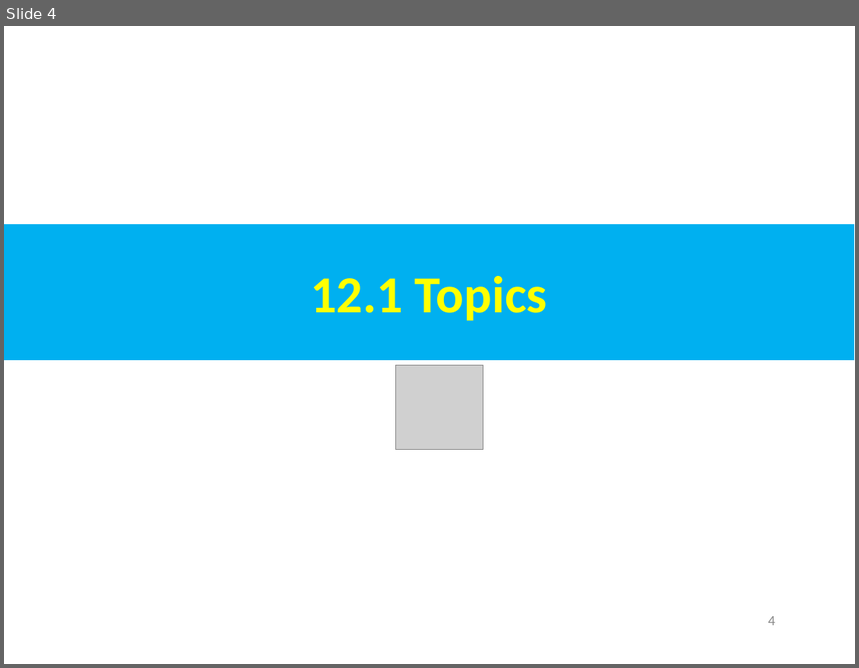
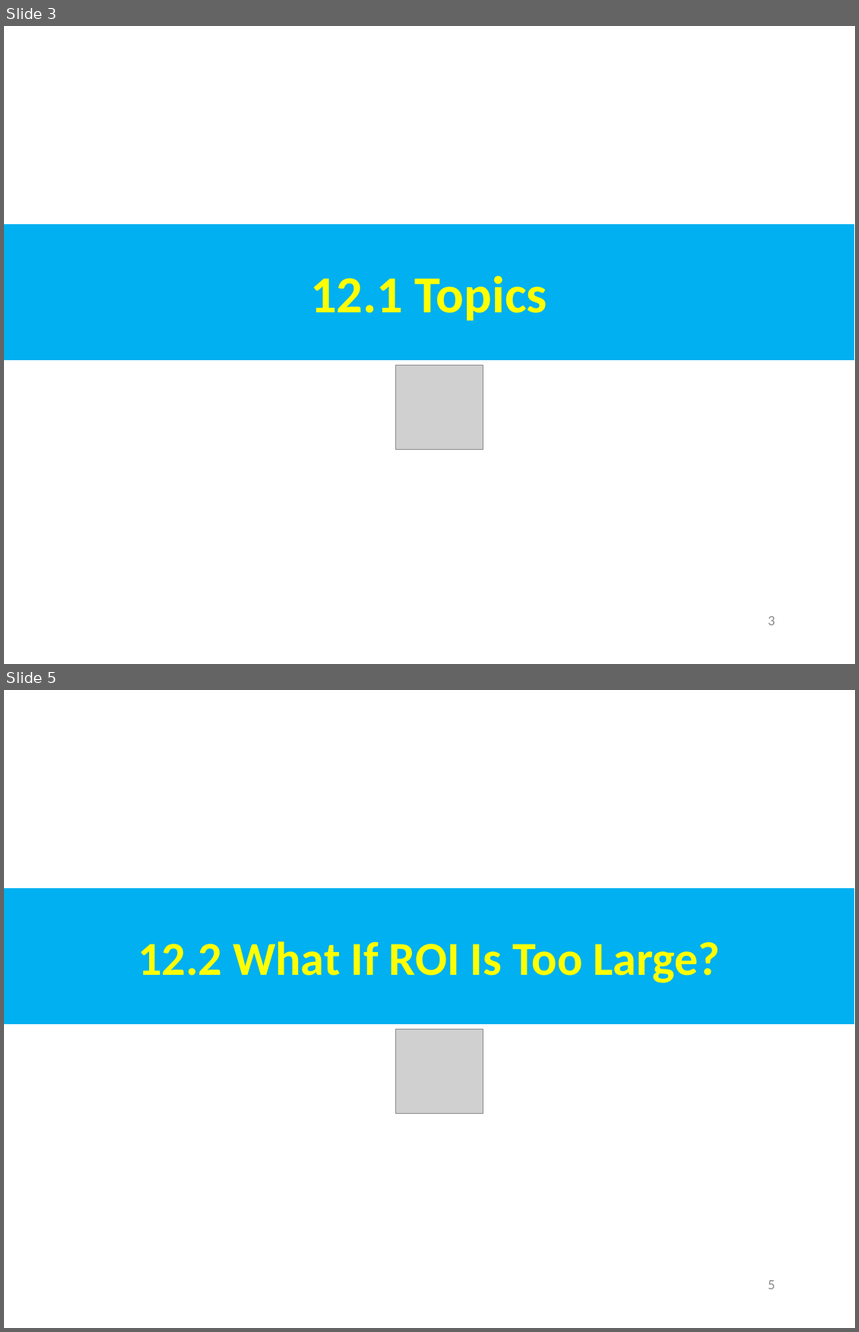
Before and after one commit to peterhchen/AIU_CS850_Gem5_McPAT, a slide deck: 050_Gem5/013.SampleSim/000_Video/013.SampleSim.ppt. Shown one above the other, each under a label of ours: slide 4 before the commit, slides 3 and 5 after it; the slides between them are not shown. The pictures are 859x668 and 859x1332 pixels, drawn with LibreOffice and Linux fonts; fonts in the diff are those of the drawing; grey boxes stand for pictures. Boxes give left, top, right and bottom in pixels: in the first picture for what was removed or moved away, otherwise in the second. Text is boxed around its words. In the diff, an @@ line names an element or a change of style, - is before the commit and + after.

```diff
--- a/050_Gem5/013.SampleSim/000_Video/013.SampleSim.ppt
+++ b/050_Gem5/013.SampleSim/000_Video/013.SampleSim.ppt
@@ slide 5 added at box(4, 690, 855, 1328), background #FFFFFF @@
@@ rectangle added at box(4, 888, 854, 1024), fill #00B0F0, 40 pt, text #FFFF00, bold @@
+12.2 What If ROI Is Too Large?
@@ picture added at box(396, 1030, 484, 1114) @@
@@ page number added at box(768, 1281, 775, 1290), 12 pt, text #8B8B8B @@
+5
@@ what was slide 4 is now slide 3 @@
@@ page number at box(768, 617, 775, 626): text changed @@
-4
+3
```
Also in this commit, not shown: 3 slides changed, 3 other slides added.
